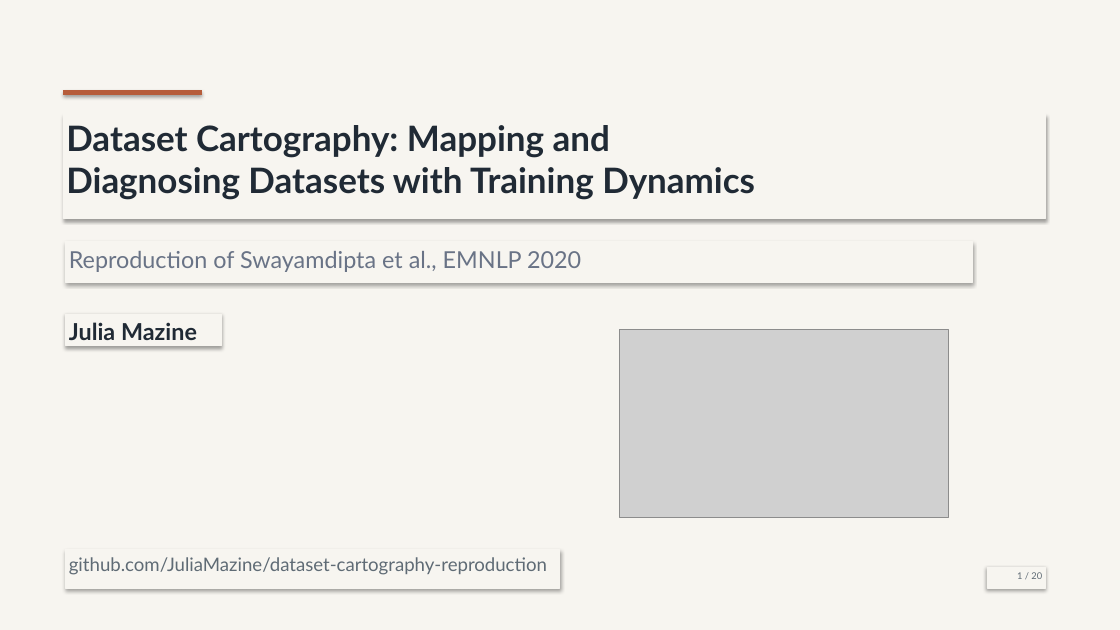
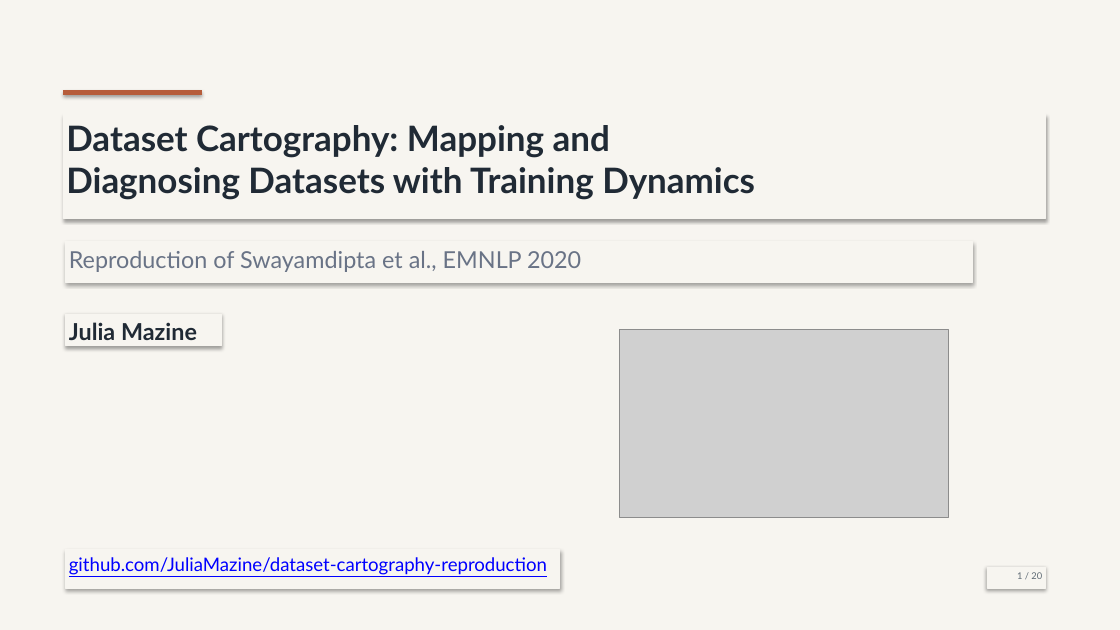
Before and after one commit to JuliaMazine/dataset-cartography-reproduction, a slide deck: slide 1 of presentation/dataset_cartography_reproduction.pptx. Drawn at 1120x630 pixels with LibreOffice and Linux fonts; fonts in the diff are those of the drawing; grey boxes stand for pictures. Boxes give left, top, right and bottom in pixels: in the first picture for what was removed or moved away, otherwise in the second. Text is boxed around its words. In the diff, an @@ line names an element or a change of style, - is before the commit and + after.

```diff
--- a/presentation/dataset_cartography_reproduction.pptx
+++ b/presentation/dataset_cartography_reproduction.pptx
@@ rectangle "github.com/JuliaMazine/dataset-cartography-reproduction" at [66, 549, 560, 588]: text colour #5F6B75 to #0000FF, underline on @@
```
Also in this commit, not shown: 7 other slides changed.
